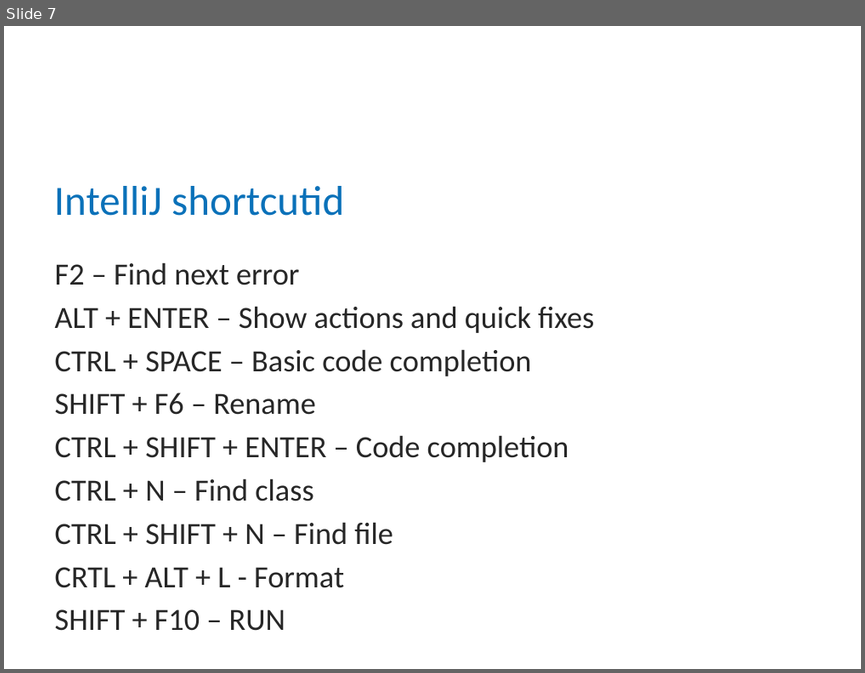
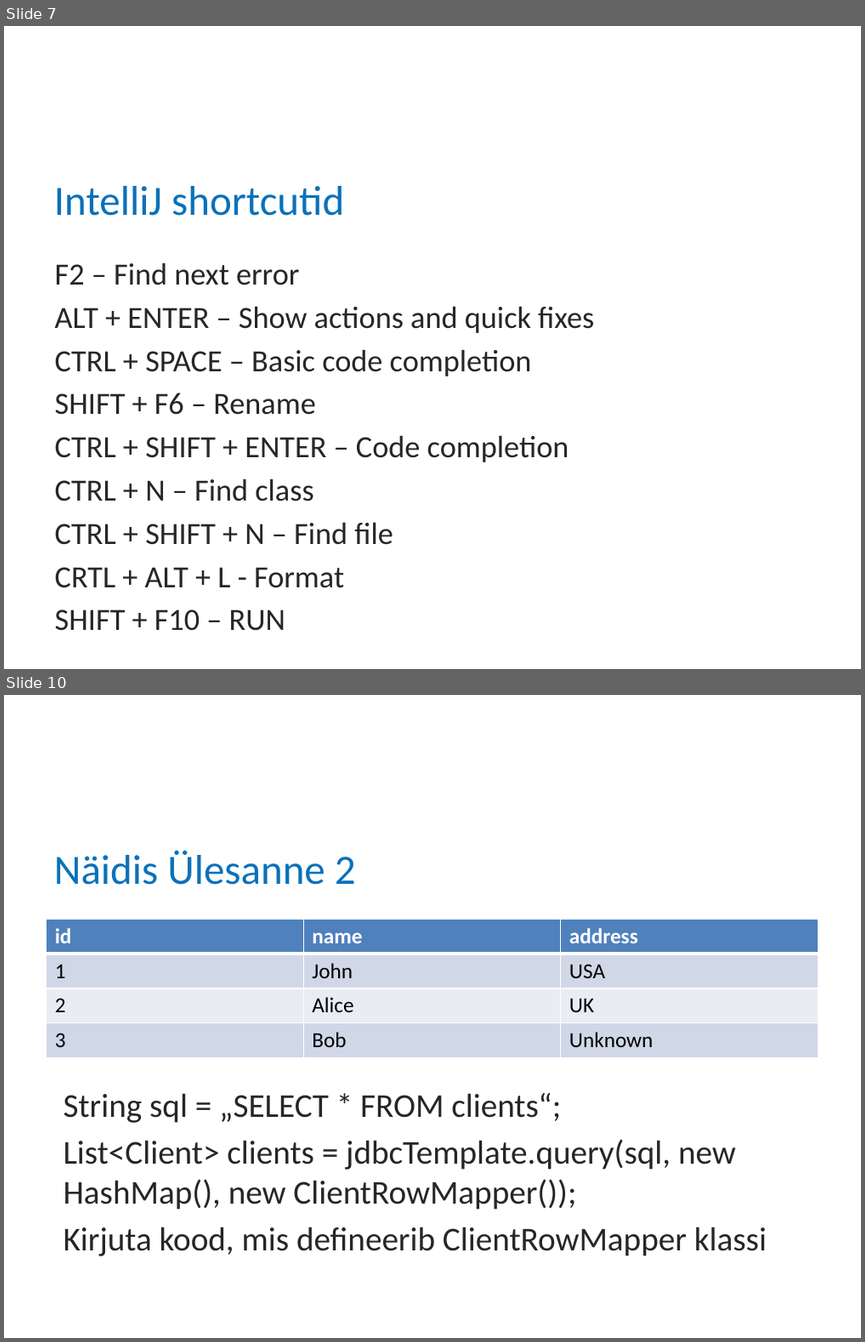
Before and after one commit to Karmorg/Vali-it, a slide deck: Slaidid/_Java - Test.pptx. Shown one above the other, each under a label of ours: slide 7 before the commit, slides 7 and 10 after it; the slides between them are not shown. The pictures are 865x673 and 865x1342 pixels, drawn with LibreOffice and Linux fonts; fonts in the diff are those of the drawing; background and template pictures are left out. Boxes give left, top, right and bottom in pixels: in the first picture for what was removed or moved away, otherwise in the second. Text is boxed around its words. In the diff, an @@ line names an element or a change of style, - is before the commit and + after.

```diff
--- a/Slaidid/_Java - Test.pptx
+++ b/Slaidid/_Java - Test.pptx
@@ slide 10 added at box(4, 695, 861, 1338), background #FFFFFF @@
@@ title added at box(54, 850, 356, 885), 35 pt, text #0A71B9 @@
+Näidis Ülesanne 2
@@ table added at box(46, 919, 817, 1057), 4 rows, 3 columns @@
+id | name | address
+1 | John | USA
+2 | Alice | UK
+3 | Bob | Unknown
@@ text added at box(64, 1093, 766, 1256), 28 pt, text #262626 @@
+String sql = „SELECT * FROM clients“;
+List<Client> clients = jdbcTemplate.query(sql, new HashMap(), new ClientRowMapper());
+Kirjuta kood, mis defineerib ClientRowMapper klassi
```
Also in this commit, not shown: 1 slide changed, 3 other slides added, 11 other files.
